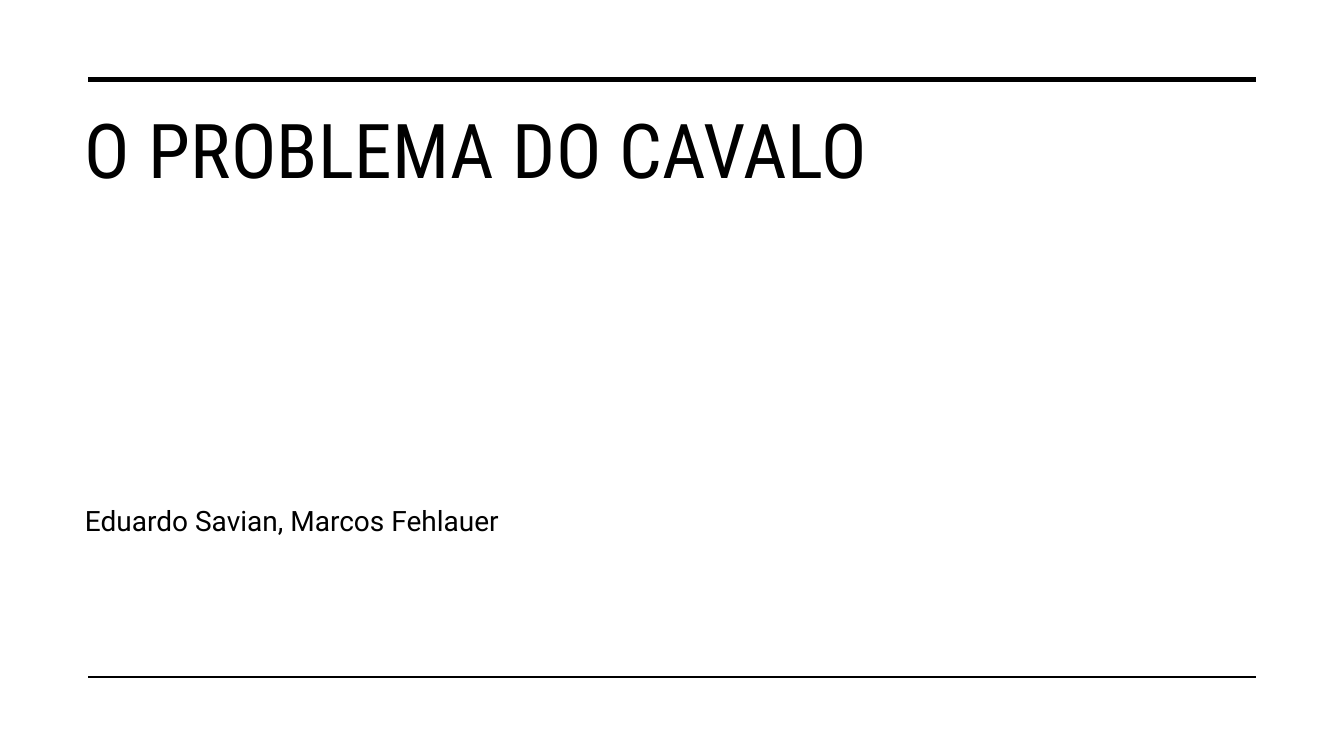
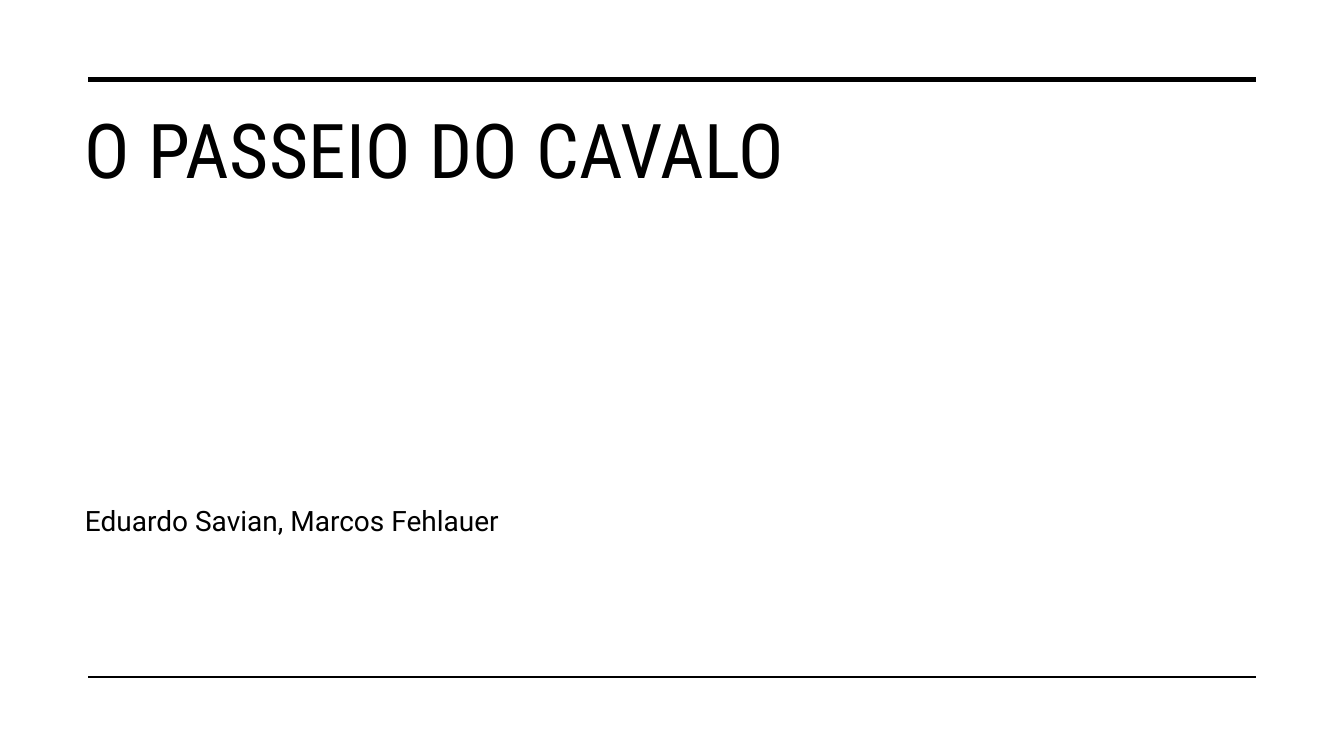
Before and after one commit to eduardosavian/chess-horse-tour, a slide deck: slide 1 of Presentation.pptx. Drawn at 1344x756 pixels with LibreOffice and Linux fonts; fonts in the diff are those of the drawing. Boxes give left, top, right and bottom in pixels: in the first picture for what was removed or moved away, otherwise in the second. Text is boxed around its words. In the diff, an @@ line names an element or a change of style, - is before the commit and + after.

```diff
--- a/Presentation.pptx
+++ b/Presentation.pptx
@@ title at [85, 123, 784, 179]: text changed @@
-O PROBLEMA DO CAVALO
+O PASSEIO DO CAVALO
```
Also in this commit, not shown: 4 other slides changed, 10 slides removed, 4 other files.
